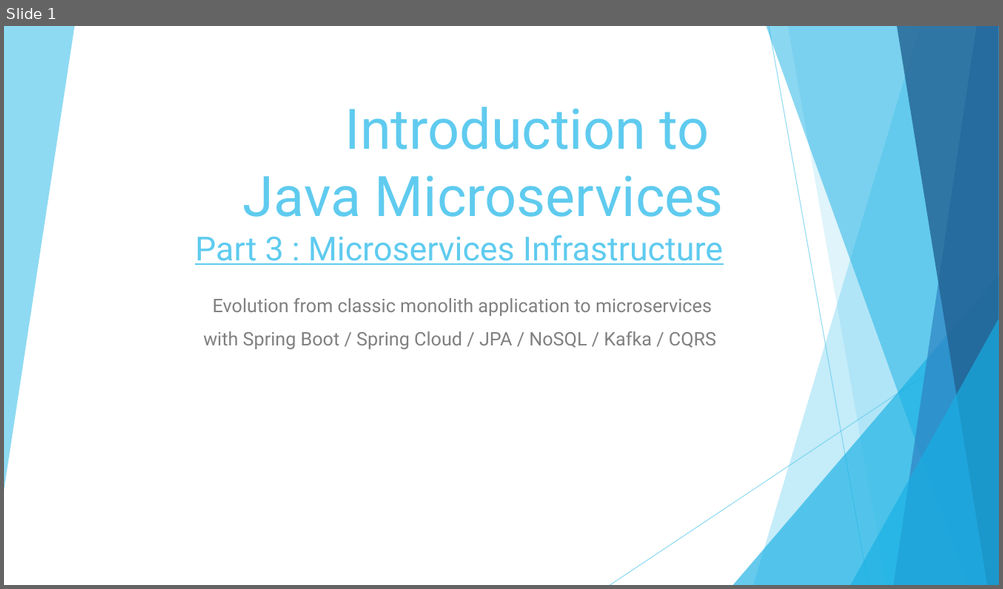
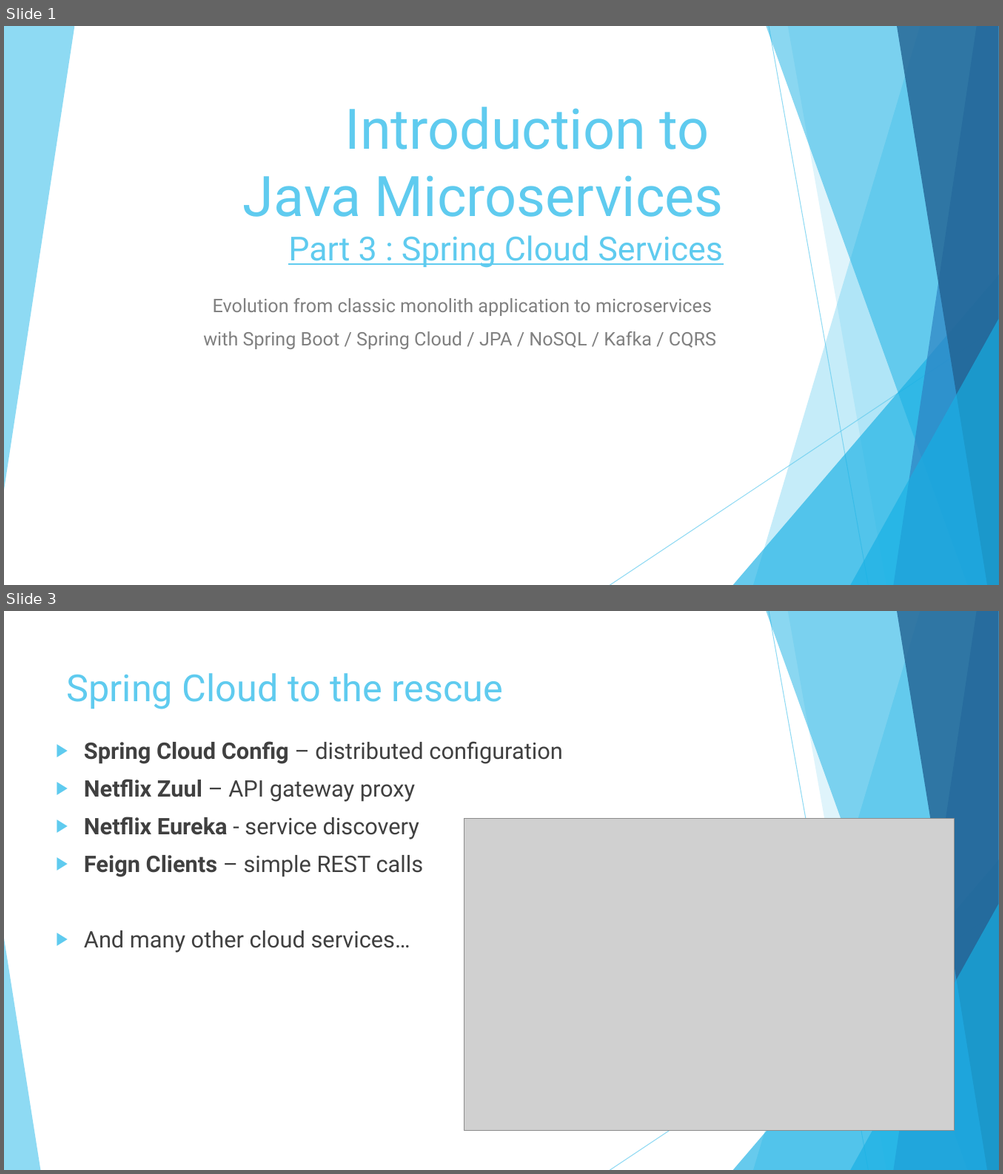
Before and after one commit to vlytsus/springboot-cloud-demo-one, a slide deck: docs/Introduction_To_Microservices_Part_3_microservice.pptx. Shown one above the other, each under a label of ours: slide 1 before the commit, slides 1 and 3 after it; the slides between them are not shown. The pictures are 1003x589 and 1003x1174 pixels, drawn with LibreOffice and Linux fonts; fonts in the diff are those of the drawing; grey boxes stand for pictures. Boxes give left, top, right and bottom in pixels: in the first picture for what was removed or moved away, otherwise in the second. Text is boxed around its words. In the diff, an @@ line names an element or a change of style, - is before the commit and + after.

```diff
--- a/docs/Introduction_To_Microservices_Part_3_microservice.pptx
+++ b/docs/Introduction_To_Microservices_Part_3_microservice.pptx
@@ slide 3 added at [4, 611, 999, 1170], background #FFFFFF; not listed: 9 template elements that a slide beside it also shows @@
@@ title added at [67, 673, 503, 709], 36 pt, text #5FCBEF @@
+Spring Cloud to the rescue
@@ text added at [84, 741, 562, 953], 22 pt, text #404040 @@
+▶ Spring Cloud Config – distributed configuration
+▶ Netflix Zuul – API gateway proxy
+▶ Netflix Eureka - service discovery
+▶ Feign Clients – simple REST calls
+▶ And many other cloud services…
@@ picture added at [464, 819, 955, 1131] @@
@@ triangle added at [4, 939, 40, 1170], fill #5FCBEF at 70% opacity @@
@@ slide 1 changed as well @@
@@ title at [243, 107, 723, 268]: text changed; size 32 to 54 pt @@
-Introduction to
-Java Microservices
-Part 3 : Microservices Infrastructure
+Introduction to
+Java Microservices
+Part 3 : Spring Cloud Services
```
Also in this commit, not shown: 2 other slides changed, 5 other slides added.
